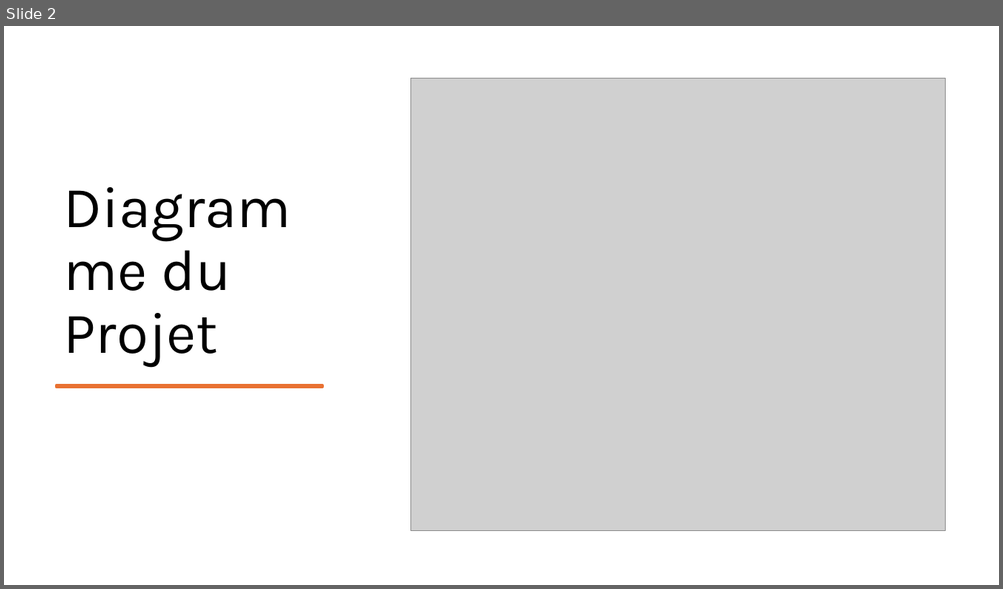
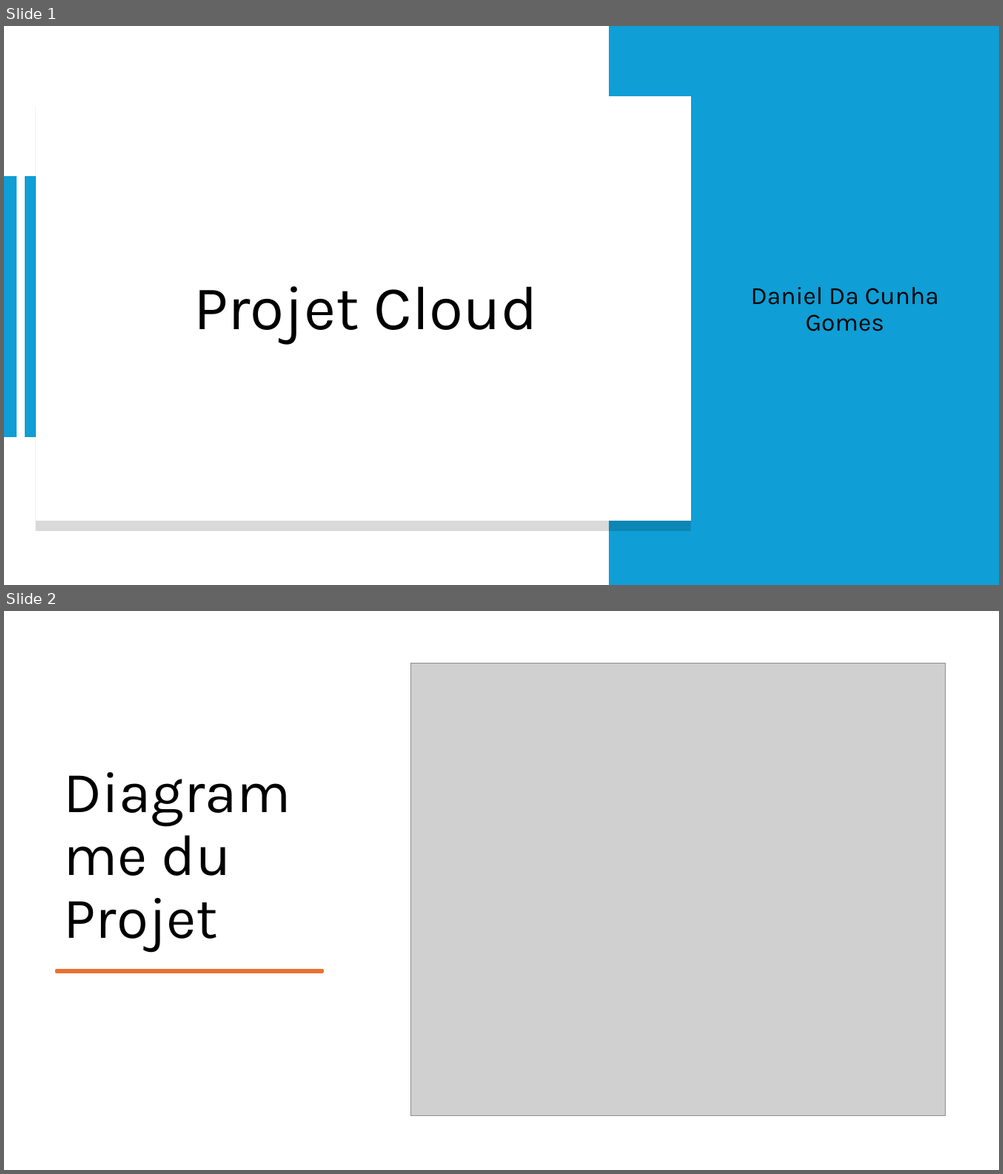
Before and after one commit to Daniel-Da-Cunha-Gomes/CloudProjet, a slide deck: PresentationCloud.odp. Shown one above the other, each under a label of ours: slide 2 before the commit, slides 1 and 2 after it. The pictures are 1003x589 and 1003x1174 pixels, drawn with LibreOffice and Linux fonts; fonts in the diff are those of the drawing; grey boxes stand for pictures. Boxes give left, top, right and bottom in pixels: in the first picture for what was removed or moved away, otherwise in the second. Text is boxed around its words. In the diff, an @@ line names an element or a change of style, - is before the commit and + after.

```diff
--- a/PresentationCloud.odp
+++ b/PresentationCloud.odp
@@ slide 1 added at bbox=[4, 26, 999, 585], background #FFFFFF @@
@@ freeform shape added at bbox=[609, 26, 999, 585], fill #0F9ED5 @@
@@ freeform shape added at bbox=[35, 96, 691, 521], fill #FFFFFF @@
@@ freeform shape added at bbox=[4, 176, 17, 437], fill #0F9ED5 @@
@@ freeform shape added at bbox=[25, 176, 37, 437], fill #0F9ED5 @@
@@ title added at bbox=[193, 286, 538, 344], 60 pt, text #000000 @@
+Projet Cloud
@@ subtitle added at bbox=[751, 287, 939, 332], 24 pt, text #000000 @@
+Daniel Da Cunha Gomes
```
Also in this commit, not shown: 1 slide changed, 2 other slides added, 3 slides removed.
